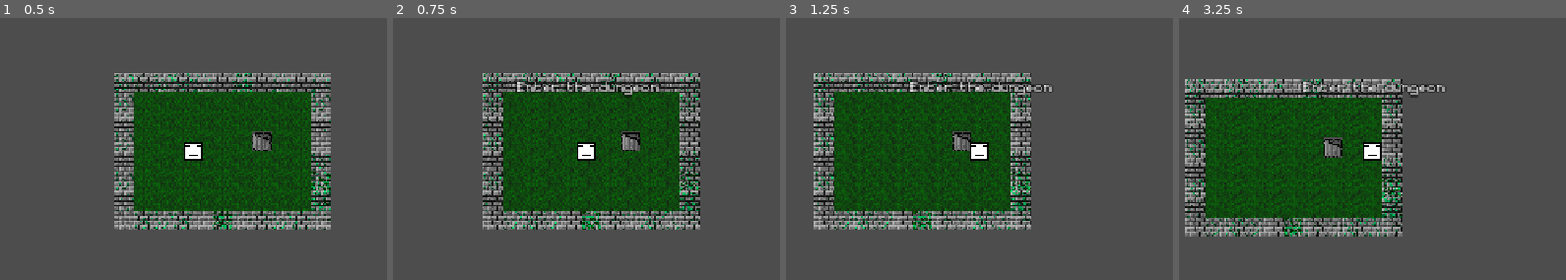
Above: before the commit, frames 1-4 (left to right).
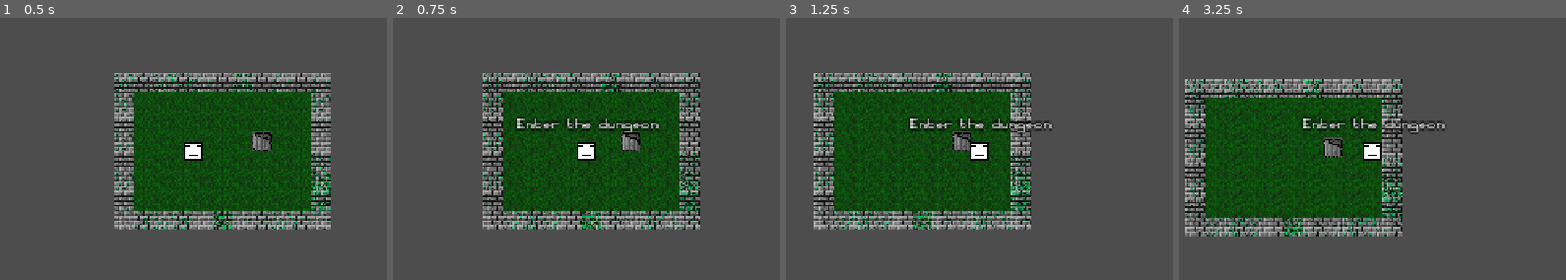
Above: after the commit, the same moments.

Repository: Rubytomatoboss/HOTD
Game: Godot game, scene res://scenes/world.tscn
Same seed, same stepped clock (60 frames per second), same inputs: the game is played once before the commit and once after it. Before the commit the project starts from res://scenes/node.tscn.
Inputs:
- Up to frame 1 (0.5 s): no input
- Up to frame 2 (0.75 s): tap Enter at 0.5 s; hold Right (move_right) from 0.53 s (still down); hold E (interaction) from 0.53 s (still down)
- Up to frame 3 (1.25 s): keep holding Right (move_right); keep holding E (interaction)
- Up to frame 4 (3.25 s): release Right (move_right) at 1.28 s; release E (interaction) at 1.28 s; hold Down (move_down) 1.28-2.03 s; tap E (interaction) at 1.35, 2.85 s; tap Space at 2 s; hold Right (move_right) 2.03-2.78 s; hold E (interaction) 2.03-2.78 s; tap Enter at 2.75 s; hold Up (move_up) from 2.78 s (still down)

Frame 1 is identical in both runs. In frame 2, 1.8% of the frame differs, in the area x 31-70%, y 23-44%; in frame 3, 1.9%; in frame 4, 2.0%, in the area x 31-69%, y 23-45%.

Commit message:
переименовал основную ноду

Diff:
--- a/project.godot
+++ b/project.godot
@@ -11,7 +11,7 @@
 [application]
 
 config/name="HOTD"
-run/main_scene="res://scenes/node.tscn"
+run/main_scene="res://scenes/world.tscn"
 config/features=PackedStringArray("4.4", "Forward Plus")
 config/icon="res://icon.svg"
 
--- a/scenes/interacting_component.tscn
+++ b/scenes/interacting_component.tscn
@@ -29,9 +29,9 @@
 anchor_right = 0.5
 anchor_bottom = 0.5
 offset_left = -55.0
-offset_top = -64.0
+offset_top = -34.0
 offset_right = 57.0
-offset_bottom = -41.0
+offset_bottom = -11.0
 grow_horizontal = 2
 grow_vertical = 2
 text = "E to do something"
Not shown: 2 places in scenes/world.tscn that only renumber resources
